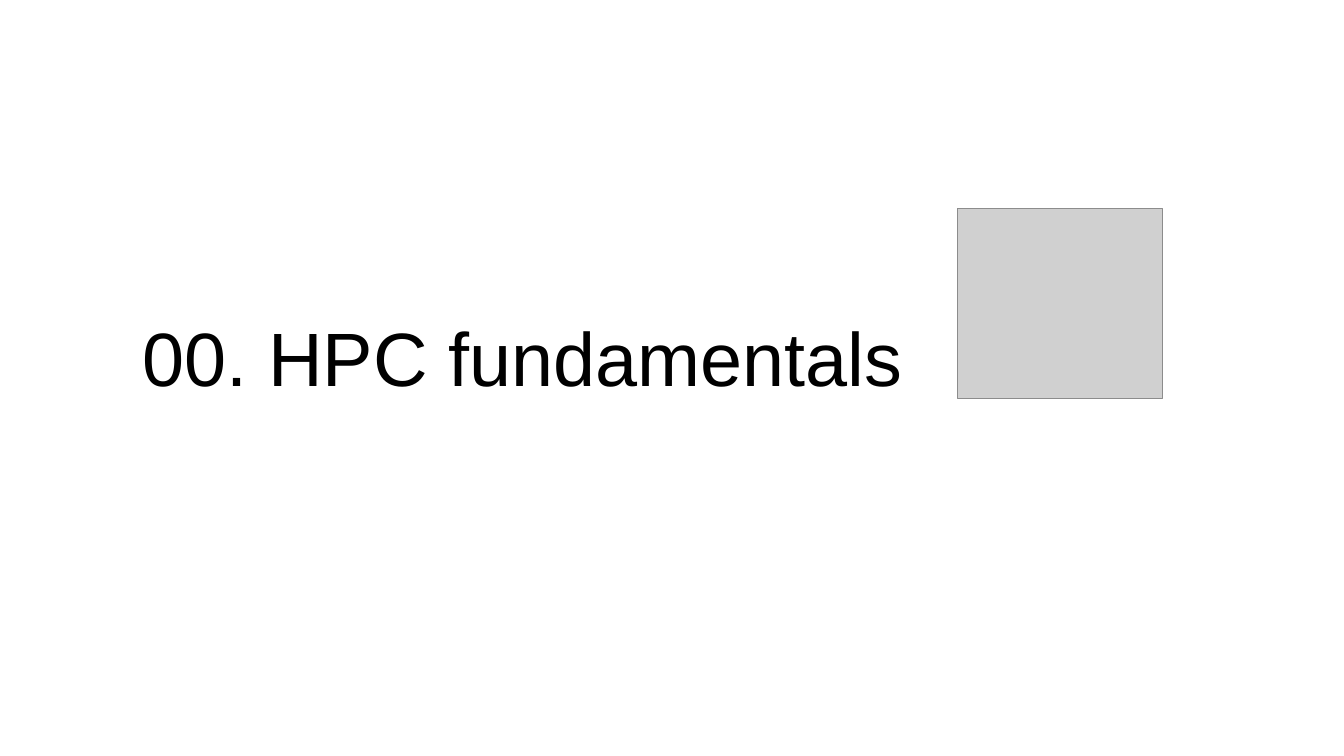
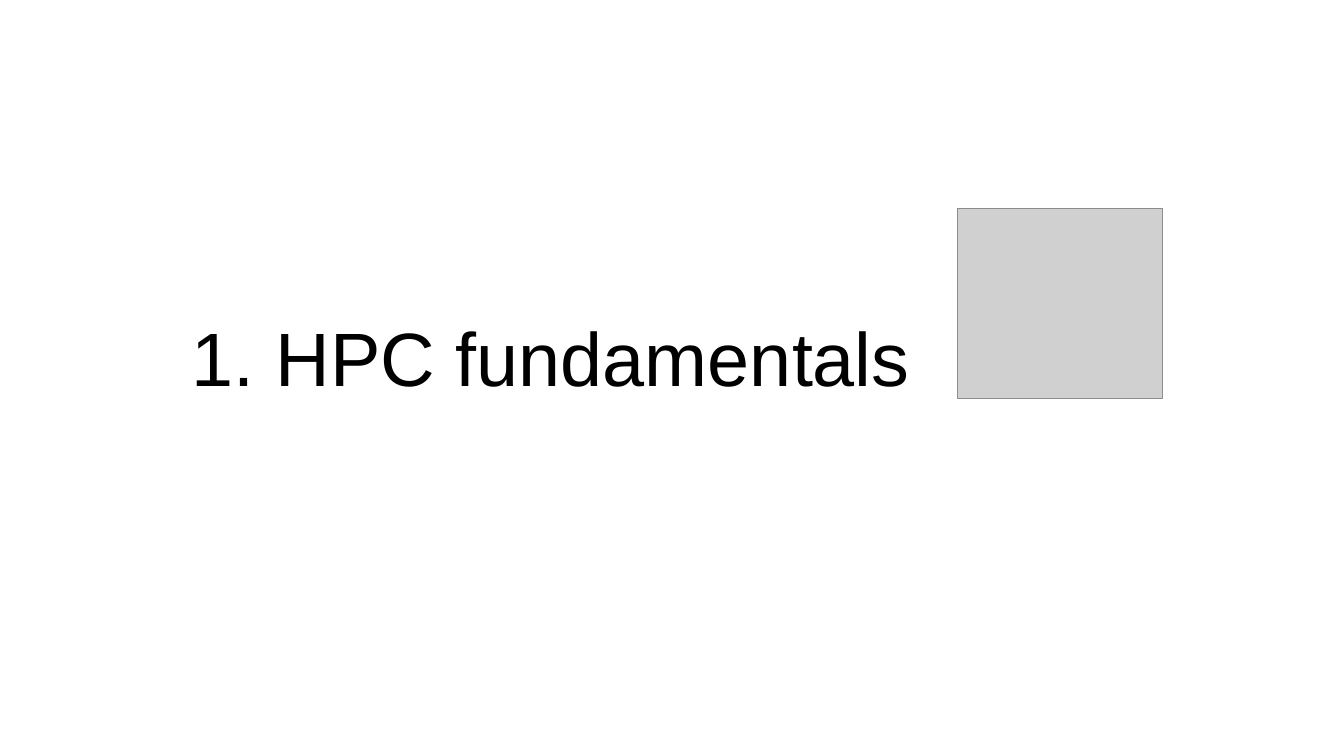
Before and after one commit to hurwitzlab/brc_hazel_training, a slide deck: slide 8 of slides/brc_hazel_0001.pptx. Drawn at 1344x756 pixels with LibreOffice and Linux fonts; fonts in the diff are those of the drawing; grey boxes stand for pictures. Boxes give left, top, right and bottom in pixels: in the first picture for what was removed or moved away, otherwise in the second. Text is boxed around its words. In the diff, an @@ line names an element or a change of style, - is before the commit and + after.

```diff
--- a/slides/brc_hazel_0001.pptx
+++ b/slides/brc_hazel_0001.pptx
@@ text at [192, 331, 910, 387]: text changed @@
-00. HPC fundamentals
+1. HPC fundamentals
```
Also in this commit, not shown: 6 other slides changed, 2 slides added, 8 slides removed, 14 other files.
